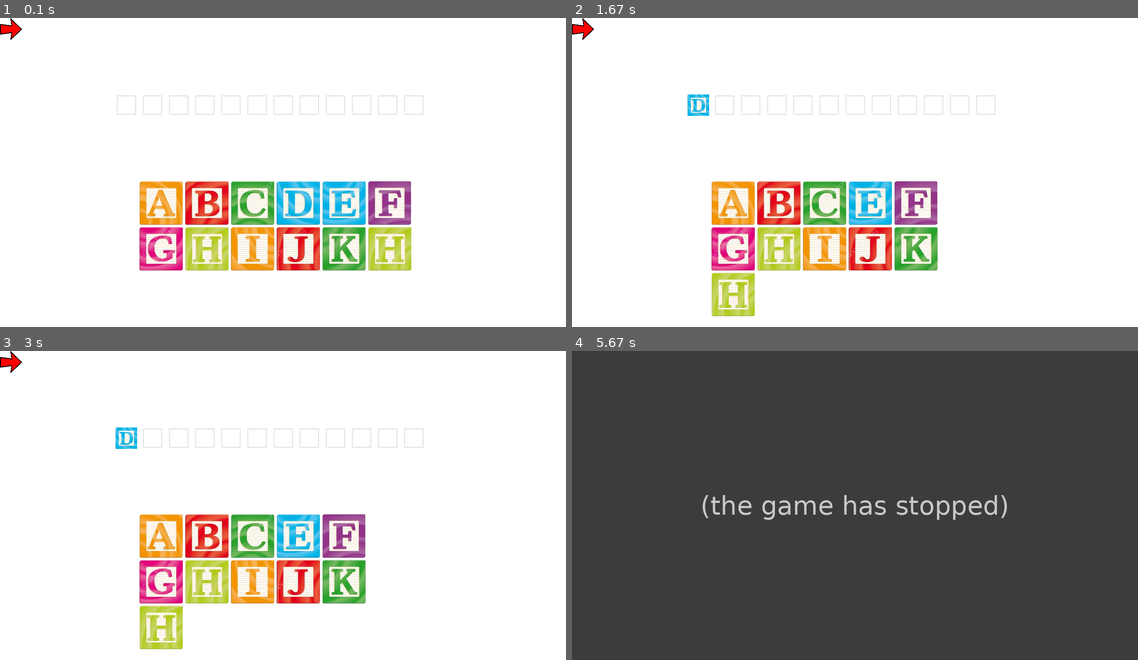
Above: before the commit, frames 1-4 (two rows, left to right).
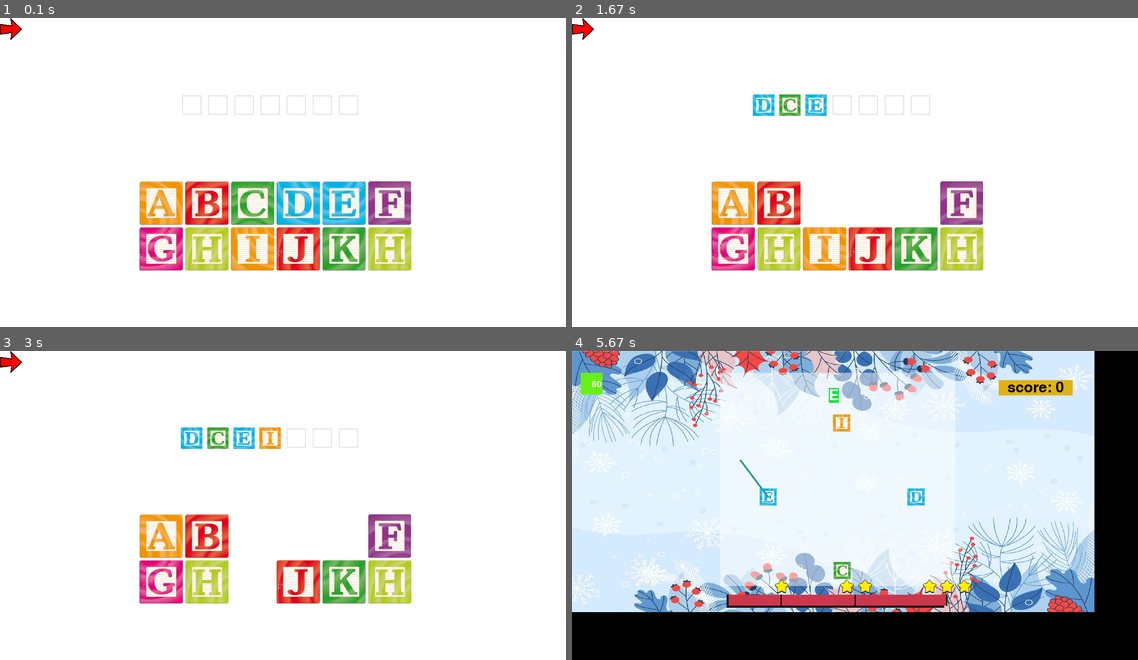
Above: after the commit, the same moments.

Repository: RoopjeetSingh/Platformer-Word-game
Game: pygame game, started from selection.py
Same seed, same stepped clock (60 frames per second), same inputs: the game is played once before the commit and once after it.
Inputs (mouse positions are in pixels of both pictures, inside the frame that each line leads up to):
- Up to frame 1 (0.1 s): no input
- Up to frame 2 (1.67 s): click (855, 172) at 0.38 s; click (860, 194) at 0.72 s; click (922, 200) at 1.55 s
- Up to frame 3 (3 s): click (254, 585) at 2.38 s
- Up to frame 4 (5.67 s): click (583, 363) at 3.72 s; click (719, 561) at 5.22 s; click (730, 449) at 5.55 s

The runs differ from the first frame. In frame 1, 0.3% of the frame differs, in the area x 20-75%, y 25-32%; in frame 2, 6.6%; in frame 3, 7.7%; in frame 4, 100%, in the area x 0-100%, y 0-100%.
Error before the commit: NameError: name 'screen' is not defined (wordconnect.py line 146); the game stopped at 5.55 s (later frames are placeholders)

Commit message:
Update selection.py

Diff:
--- a/selection.py
+++ b/selection.py
@@ -30,14 +30,15 @@
 def draw(screen, letter):
     for i in range(len(letter)):
         im = py.image.load(list_images[letter[i]])
-        im = py.transform.scale(im, (500,500))
+        im = py.transform.scale(im, (100,100))
         screen.blit(im, (coord[i]))
 
 def near(x, y):
     z = []
+    index = 105
     for i in range(len(x)):
         z.append((math.sqrt(pow((x[i][0] + 25) - y[0], 2)) + math.sqrt(pow((x[i][1] + 25) - y[1], 2))))
-    if min(z) < 50:
+    if min(z) < index:
         return x[z.index(min(z))]
     else:
         return False
@@ -72,14 +73,12 @@
 def game_loop_select_letters(running_letter ,mystery_number, screen, letters_allowed):
 
     show(screen, running_letter)
-
     run = True
-    alpha = 200
     while run:
         screen.fill((255,255,255))
         word_box_show(screen,letters_allowed - mystery_number, )
         screen.blit(next_button, im_rect)
-        show(screen, running_letter)
+        draw(screen, running_letter)
         mouse = py.mouse.get_pos()
 
         for ev in py.event.get():
@@ -110,6 +109,6 @@
     transition(screen)
 
 if __name__ == "__main__":
-    game_loop_select_letters(["a", "b", "c","d", 'e', 'f', 'g','h', 'i', 'j', 'k', "h"],3, screen, 15)
+    game_loop_select_letters(["a", "b", "c","d", 'e', 'f', 'g','h', 'i', 'j', 'k', "h"],3, screen, 10)
     wordconnect.game_Loop_Wordle(screen,letter_selected, 3)
     py.quit()
